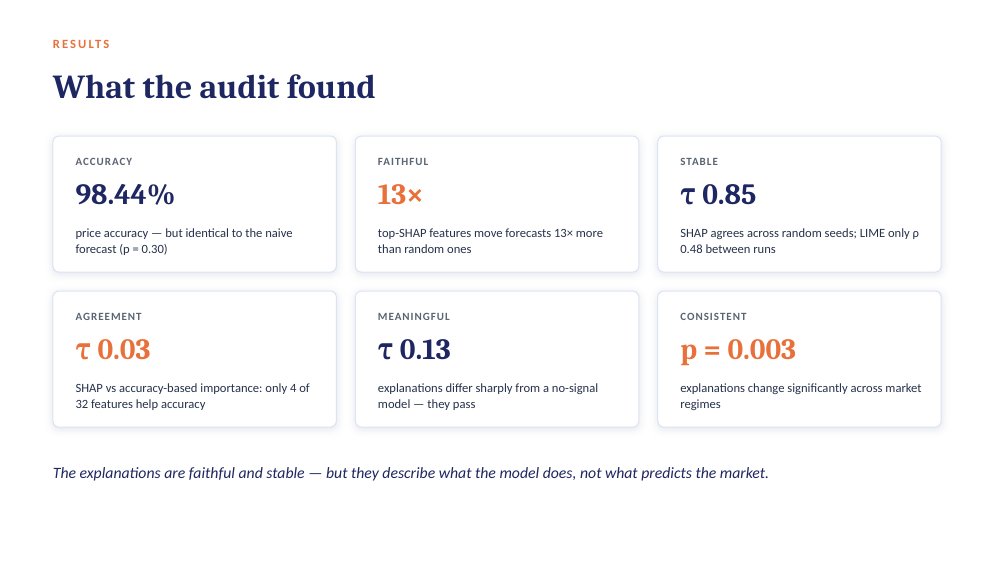
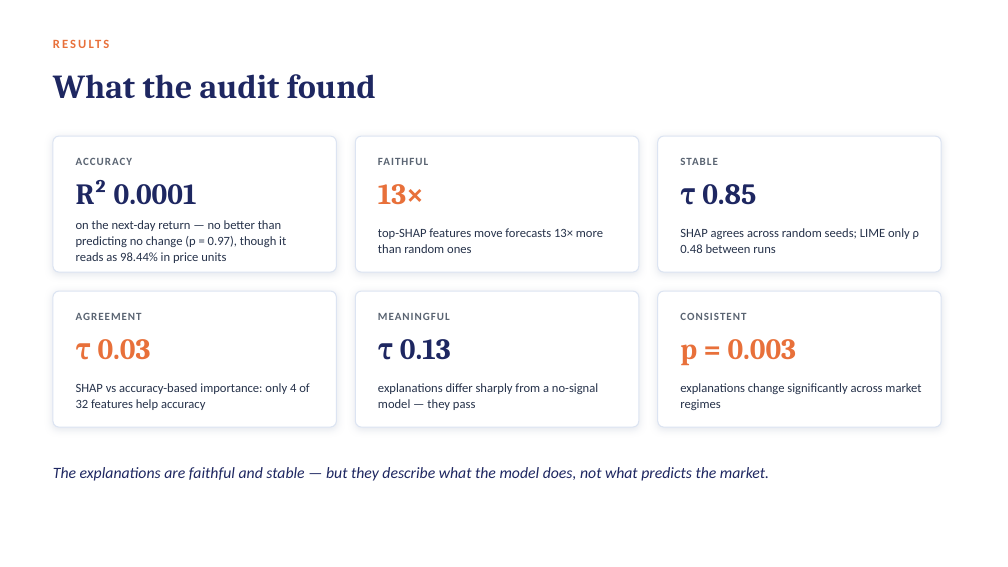
Before and after one commit to occasional-thoughts/trustworthy-xai-stock-forecasting, a slide deck: slide 10 of LIT_REVIEW_SLIDES.pptx. Drawn at 1008x567 pixels with LibreOffice and Linux fonts; fonts in the diff are those of the drawing. Boxes give left, top, right and bottom in pixels: in the first picture for what was removed or moved away, otherwise in the second. Text is boxed around its words. In the diff, an @@ line names an element or a change of style, - is before the commit and + after.

```diff
--- a/LIT_REVIEW_SLIDES.pptx
+++ b/LIT_REVIEW_SLIDES.pptx
@@ text at bbox=[76, 180, 197, 204]: text changed @@
-98.44%
+R² 0.0001
@@ text at bbox=[76, 220, 286, 263]: text changed @@
-price accuracy — but identical to the naive forecast (p = 0.30)
+on the next-day return — no better than predicting no change (p = 0.97), though it reads as 98.44% in price units
```
Also in this commit, not shown: 1 other slide changed, 17 other files.
